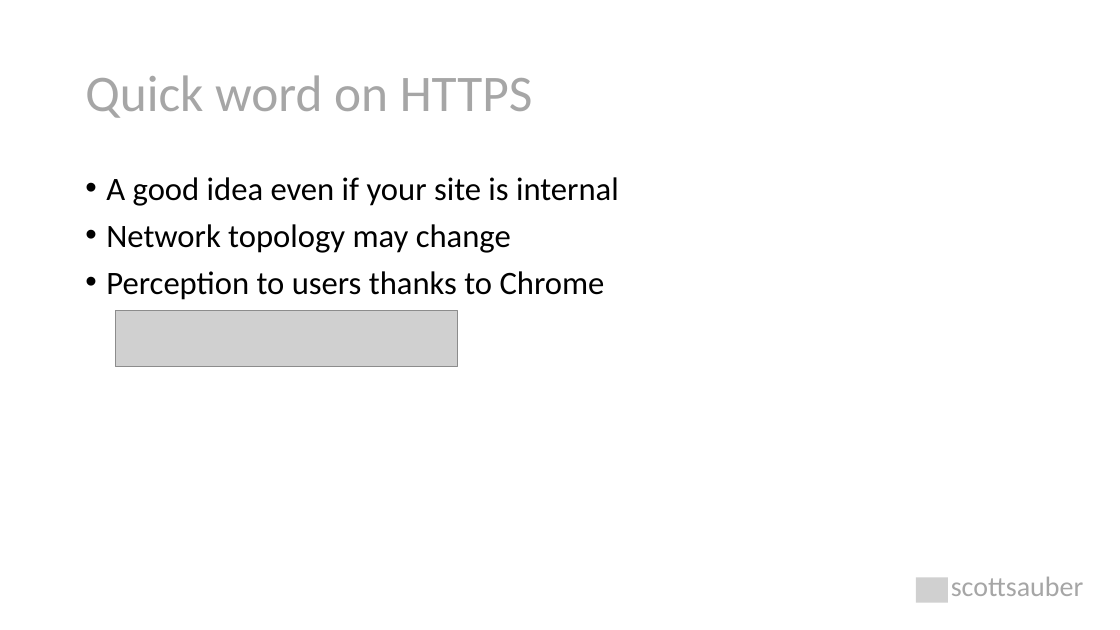
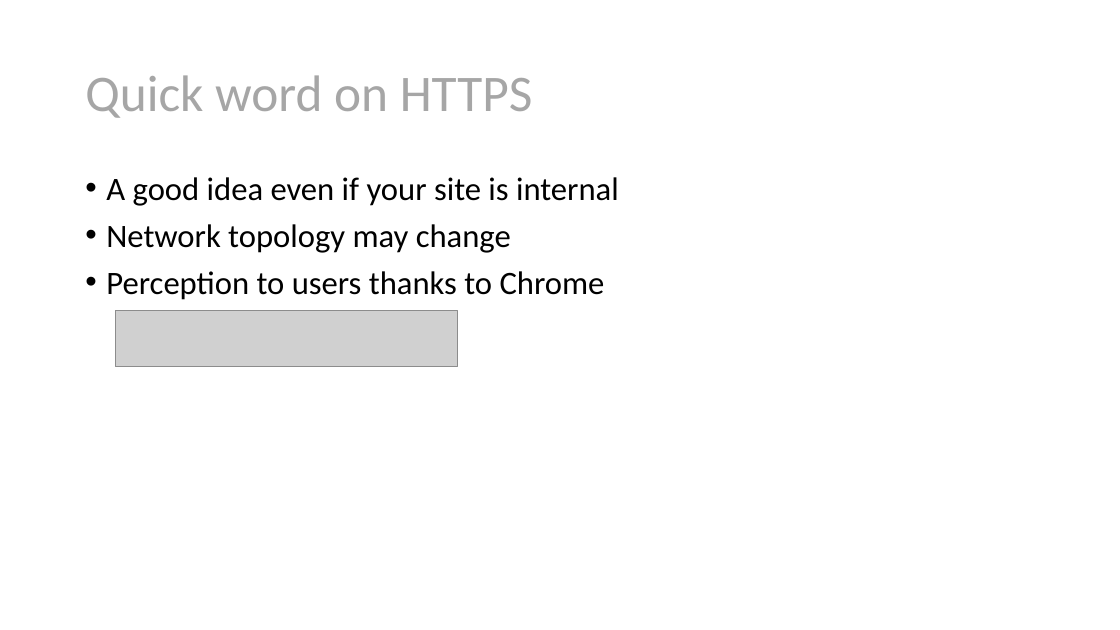
Before and after one commit to scottsauber/security-headers-talk, a slide deck: slide 20 of Security Headers Explained.pptx. Drawn at 1120x630 pixels with LibreOffice and Linux fonts; fonts in the diff are those of the drawing; grey boxes stand for pictures. Boxes give left, top, right and bottom in pixels: in the first picture for what was removed or moved away, otherwise in the second. Text is boxed around its words. In the diff, an @@ line names an element or a change of style, - is before the commit and + after.

```diff
--- a/Security Headers Explained.pptx
+++ b/Security Headers Explained.pptx
@@ picture removed at (916,577,948,602) @@
@@ text removed at (951,577,1084,596) @@
-scottsauber
```
Also in this commit, not shown: 60 other slides changed, 1 slide added, 1 slide removed.
